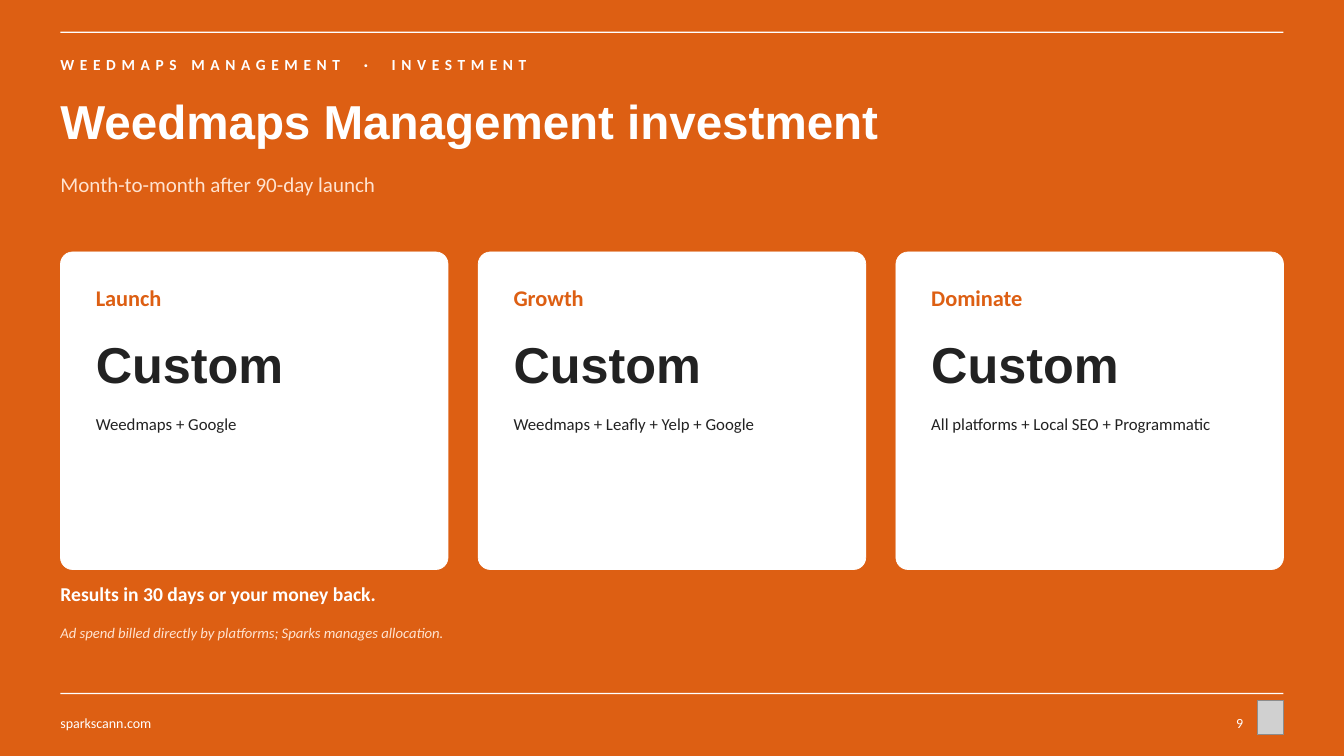
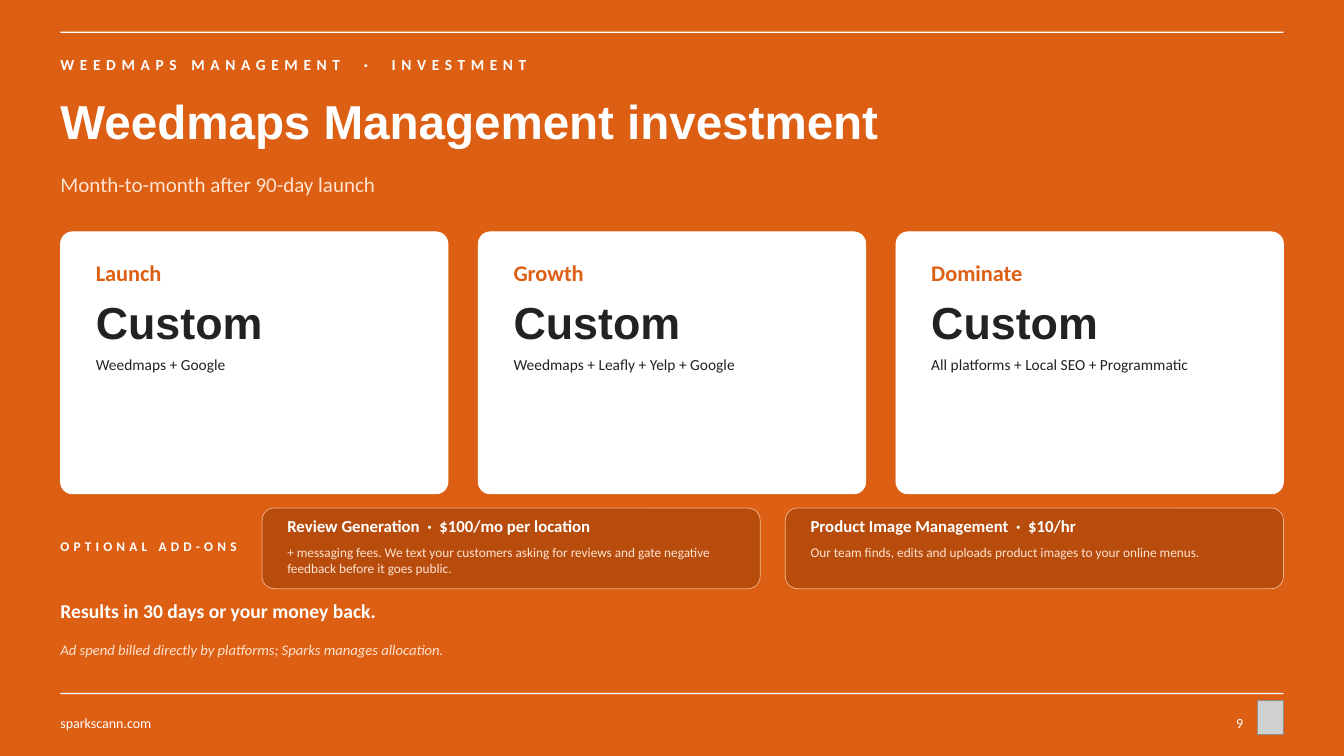
Before and after one commit to sparksmanagement/pitchdeckspecialist, a slide deck: slide 9 of decks/Sparks-x-example-green-valley.pptx. Drawn at 1344x756 pixels with LibreOffice and Linux fonts; fonts in the diff are those of the drawing; grey boxes stand for pictures. Boxes give left, top, right and bottom in pixels: in the first picture for what was removed or moved away, otherwise in the second. Text is boxed around its words. In the diff, an @@ line names an element or a change of style, - is before the commit and + after.

```diff
--- a/decks/Sparks-x-example-green-valley.pptx
+++ b/decks/Sparks-x-example-green-valley.pptx
@@ rounded rectangle: place and size @@
-rounded rectangle at (60, 252, 448, 570)
+rounded rectangle at (60, 232, 448, 494)
@@ rounded rectangle: place and size @@
-rounded rectangle at (478, 252, 865, 570)
+rounded rectangle at (478, 232, 865, 494)
@@ proportions changed in 3 elements at (60, 232, 448, 494), (478, 232, 865, 494), (896, 232, 1284, 494) @@
@@ rounded rectangle: place and size @@
-rounded rectangle at (896, 252, 1284, 570)
+rounded rectangle at (896, 232, 1284, 494)
@@ 3 texts: place and size @@
-3 texts at (96, 290, 1022, 306)
+3 texts at (96, 265, 1022, 281)
@@ text "Custom": place and size @@
-text "Custom" at (96, 348, 283, 384)
+text "Custom" at (96, 307, 263, 340)
@@ text "Custom": place and size @@
-text "Custom" at (514, 348, 701, 384)
+text "Custom" at (514, 307, 681, 340)
@@ size 36 to 32 pt in 3 elements at (96, 307, 263, 340), (514, 307, 681, 340), (931, 307, 1098, 340) @@
@@ text "Custom": place and size @@
-text "Custom" at (931, 348, 1118, 384)
+text "Custom" at (931, 307, 1098, 340)
@@ text "Weedmaps + Google": place and size @@
-text "Weedmaps + Google" at (96, 418, 236, 433)
+text "Weedmaps + Google" at (96, 359, 225, 373)
@@ text "Weedmaps + Leafly + Yelp ...": place and size @@
-text "Weedmaps + Leafly + Yelp ..." at (514, 418, 754, 433)
+text "Weedmaps + Leafly + Yelp ..." at (514, 359, 734, 373)
@@ size 12 to 11 pt in 3 elements at (96, 359, 225, 373), (514, 359, 734, 373), (931, 359, 1188, 373) @@
@@ text "All platforms + Local SEO ...": place and size @@
-text "All platforms + Local SEO ..." at (931, 418, 1211, 433)
+text "All platforms + Local SEO ..." at (931, 359, 1188, 373)
@@ rounded rectangle added at (262, 508, 760, 589), fill #B84C0C, outline #F0B48C 0.5 pt @@
@@ rounded rectangle added at (785, 508, 1284, 589), fill #B84C0C, outline #F0B48C 0.5 pt @@
@@ text added at (287, 520, 590, 535), 12 pt, text #FFFFFF, bold @@
+Review Generation · $100/mo per location
@@ text added at (811, 520, 1076, 535), 12 pt, text #FFFFFF, bold @@
+Product Image Management · $10/hr
@@ text added at (60, 542, 237, 551), 9.5 pt, text #FFFFFF, bold @@
+OPTIONAL ADD-ONS
@@ text added at (287, 547, 710, 576), 9.5 pt, text #FFE3D0 @@
++ messaging fees. We text your customers asking for reviews and gate negative feedback before it goes public.
@@ text added at (811, 547, 1200, 560), 9.5 pt, text #FFE3D0 @@
+Our team finds, edits and uploads product images to your online menus.
@@ text "Results in 30 days or ...": place and size @@
-text "Results in 30 days or ..." at (60, 587, 376, 604)
+text "Results in 30 days or ..." at (60, 604, 376, 621)
@@ text "Ad spend billed directly by ...": place and size @@
-text "Ad spend billed directly by ..." at (60, 628, 443, 641)
+text "Ad spend billed directly by ..." at (60, 645, 443, 658)
```
Also in this commit, not shown: 1 other slide changed, 5 other files.
